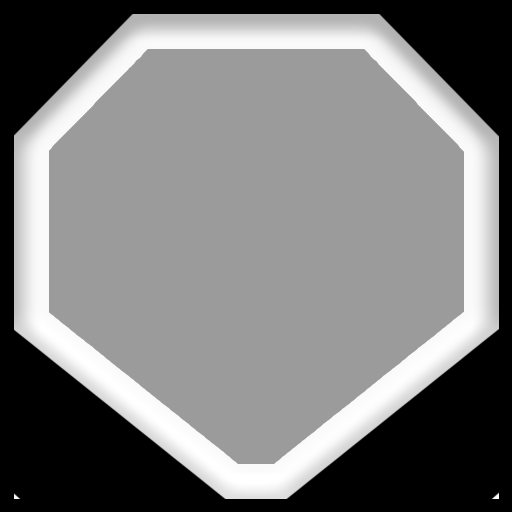
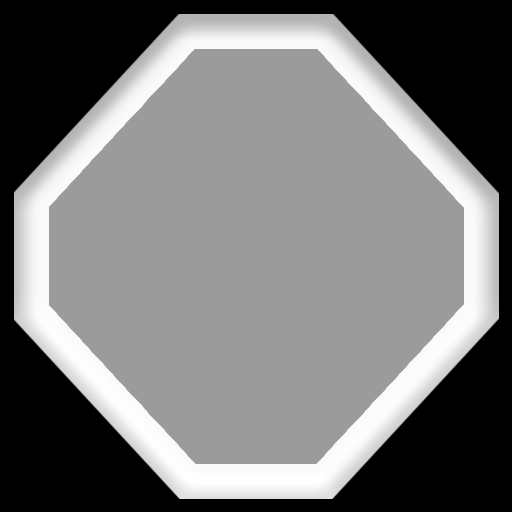
Layers edited between the first and the second 512 × 512 image:
painted on "Rectangle 1" over [14, 14, 499, 499]
